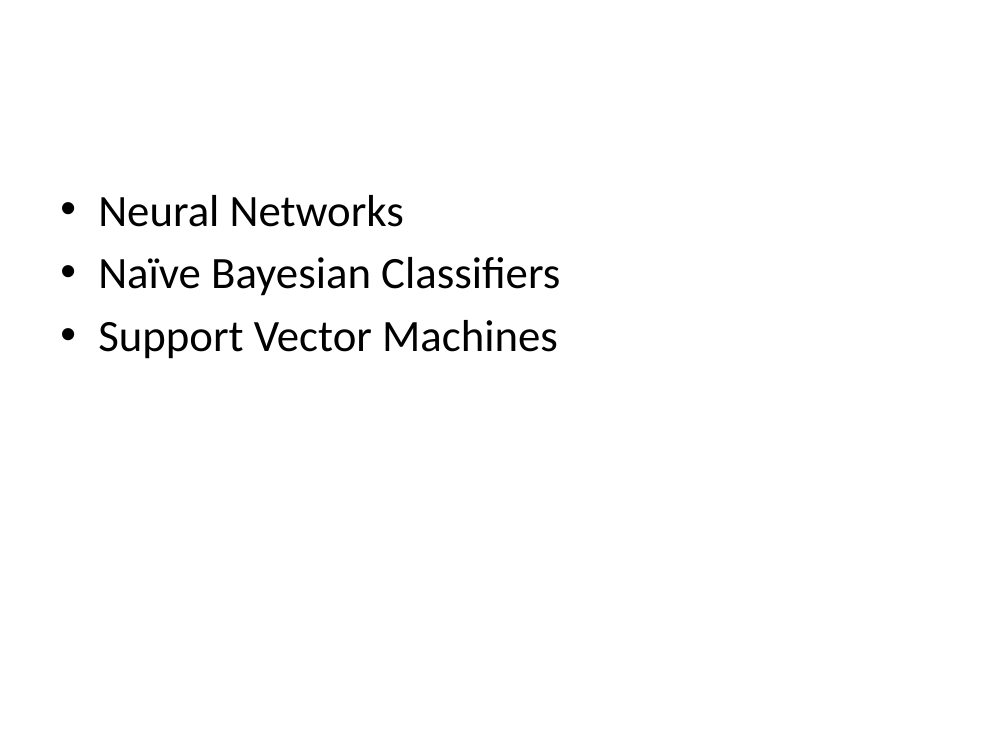
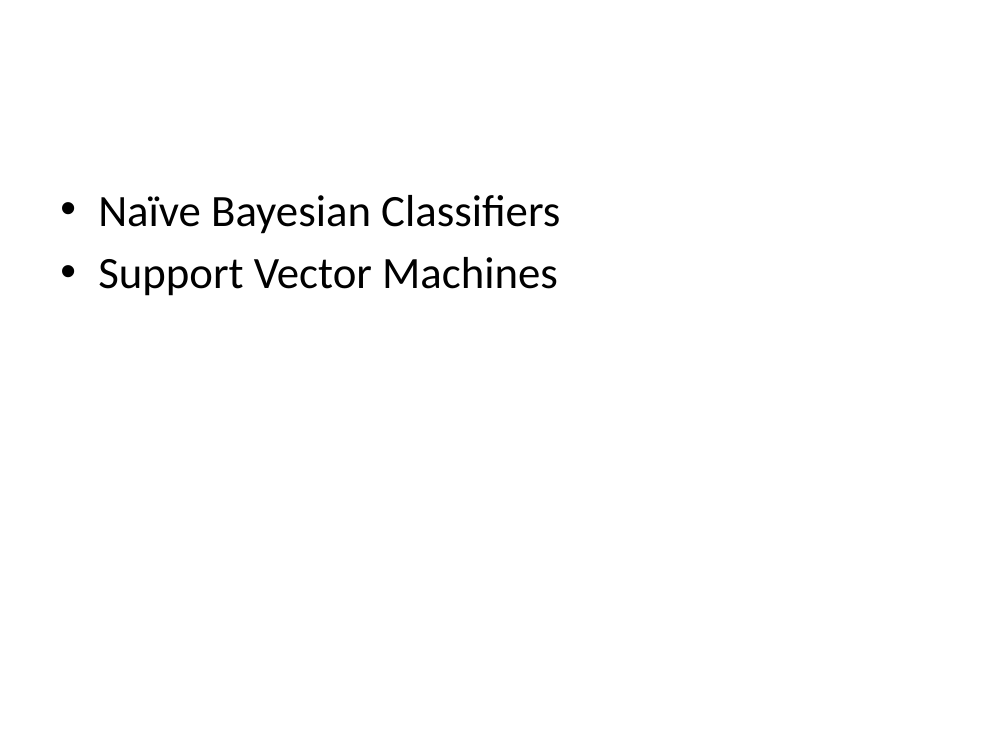
Before and after one commit to allenday/mapr-text-analysis, a slide deck: slide 31 of doc/section4.pptx (slide 30 before the commit). Drawn at 1008x756 pixels with LibreOffice and Linux fonts; fonts in the diff are those of the drawing. Boxes give left, top, right and bottom in pixels: in the first picture for what was removed or moved away, otherwise in the second. Text is boxed around its words. In the diff, an @@ line names an element or a change of style, - is before the commit and + after.

```diff
--- a/doc/section4.pptx
+++ b/doc/section4.pptx
@@ text at [98, 195, 404, 227]: paragraph removed @@
-• Neural Networks
```
Also in this commit, not shown: 6 other slides changed, 2 slides added, 7 other files.
